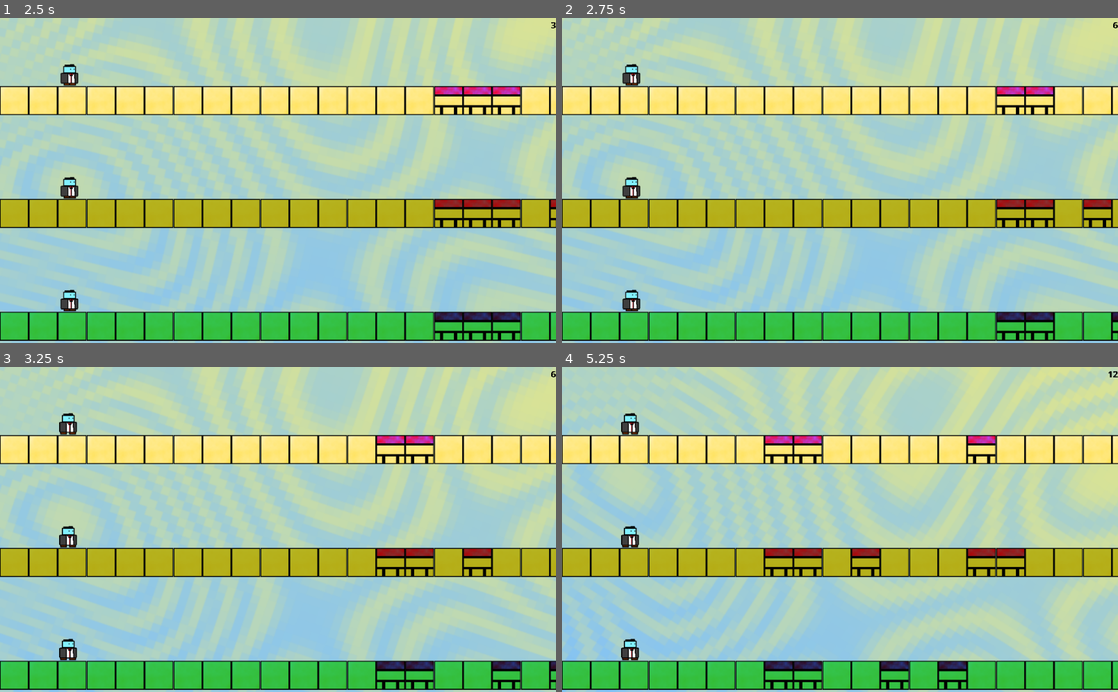
Above: before the commit, frames 1-4 (two rows, left to right).
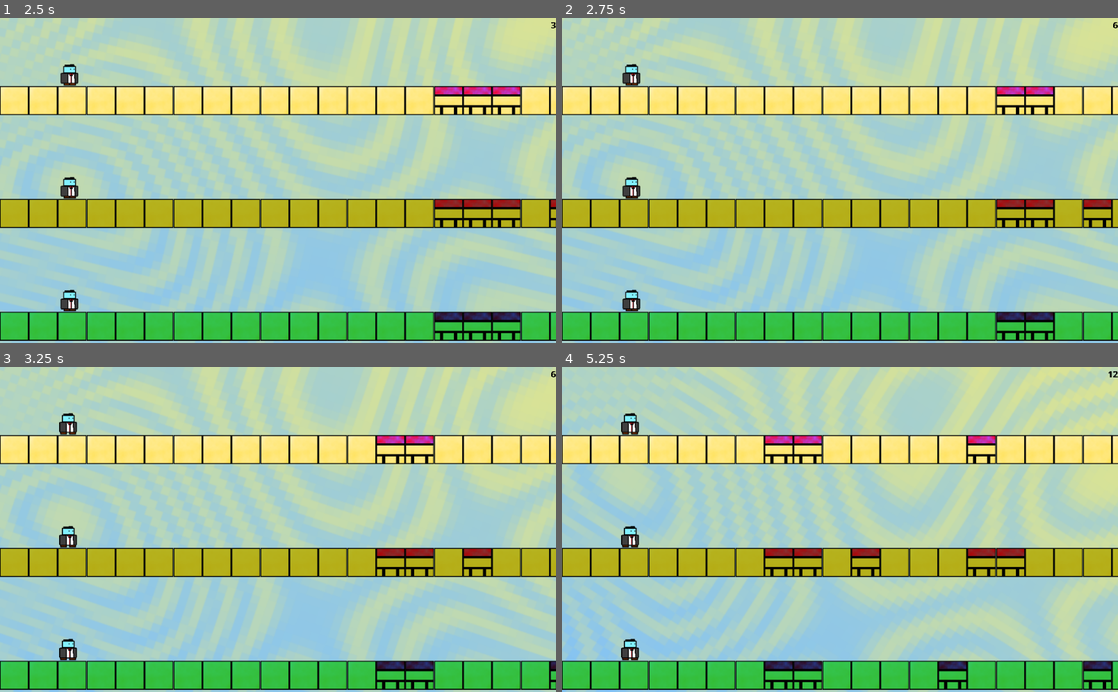
Above: after the commit, the same moments.

Repository: anberino/lawyers-legends
Game: Godot game, scene res://Main/Main.tscn
The game is run twice, just before and just after one commit, with the same random seed, the same clock (stepped at 60 frames per second) and the same inputs.
Inputs:
- Up to frame 1 (2.5 s): click "PLAY" at 0.5 s
- Up to frame 2 (2.75 s): no input
- Up to frame 3 (3.25 s): no input
- Up to frame 4 (5.25 s): no input

Frame 1 is identical in both runs. In frame 2, less than 0.1% of the frame differs, in the area x 99-100%, y 90-99%; in frame 3, 0.2%; in frame 4, 0.5%, in the area x 57-99%, y 90-100%.

Commit message:
Trying to make the easy lanes easier

Diff:
--- a/Props/Lane/Lane.gd
+++ b/Props/Lane/Lane.gd
@@ -42,7 +42,7 @@
 		2:
 			if difficulty == 1: slice = [0, 1, 0, 1, 0, 1, 1, 0, 0, 1]
 			if difficulty == 2: slice = [0, 1, 0, 1, 0, 0, 1, 0, 0, 1]
-			if difficulty == 3: slice = [0, 0, 1, 0, 0, 0, 0, 1, 0, 0]
+			if difficulty == 3: slice = [0, 0, 0, 1, 0, 0, 0, 1, 0, 0]
 		3:
 			if difficulty == 1: slice = [1, 0, 1, 1, 1, 0, 0, 1, 1, 0]
 			if difficulty == 2: slice = [0, 0, 1, 0, 1, 0, 0, 1, 0, 0]
@@ -50,7 +50,7 @@
 		4:
 			if difficulty == 1: slice = [0, 1, 0, 0, 0, 1, 0, 1, 0, 1]
 			if difficulty == 2: slice = [0, 1, 0, 0, 0, 0, 1, 0, 1, 0]
-			if difficulty == 3: slice = [0, 1, 0, 1, 0, 0, 0, 0, 0, 0]
+			if difficulty == 3: slice = [0, 0, 0, 1, 0, 0, 0, 0, 1, 0]
 		5:
 			if difficulty == 1: slice = [1, 0, 0, 1, 1, 1, 0, 0, 1, 0]
 			if difficulty == 2: slice = [1, 0, 0, 0, 1, 1, 0, 0, 1, 0]
@@ -62,11 +62,11 @@
 		7:
 			if difficulty == 1: slice = [1, 0, 1, 0, 1, 0, 1, 1, 0, 0]
 			if difficulty == 2: slice = [1, 0, 1, 0, 1, 0, 0, 0, 0, 0]
-			if difficulty == 3: slice = [1, 0, 0, 0, 0, 0, 0, 1, 0, 1]
+			if difficulty == 3: slice = [1, 0, 0, 0, 0, 1, 0, 0, 0, 1]
 		8:
 			if difficulty == 1: slice = [0, 1, 1, 1, 0, 1, 1, 1, 0, 1]
 			if difficulty == 2: slice = [0, 1, 1, 0, 0, 1, 1, 0, 0, 1]
-			if difficulty == 3: slice = [0, 0, 0, 0, 0, 1, 0, 1, 0, 1]
+			if difficulty == 3: slice = [0, 0, 0, 0, 0, 1, 0, 0, 0, 1]
 		9:
 			if difficulty == 1: slice = [1, 1, 0, 1, 0, 0, 0, 1, 1, 0]
 			if difficulty == 2: slice = [1, 1, 0, 0, 0, 1, 0, 0, 1, 0]
@@ -74,7 +74,7 @@
 		10:
 			if difficulty == 1: slice = [0, 0, 1, 1, 0, 1, 1, 1, 0, 0]
 			if difficulty == 2: slice = [0, 1, 0, 1, 0, 0, 1, 1, 1, 0]
-			if difficulty == 3: slice = [0, 0, 0, 0, 1, 0, 1, 0, 1, 0]
+			if difficulty == 3: slice = [0, 0, 0, 0, 1, 0, 0, 0, 1, 0]
 		_:
 			slice = [0, 0, 0, 0, 0, 0, 0, 0, 0, 0]
 	return slice
